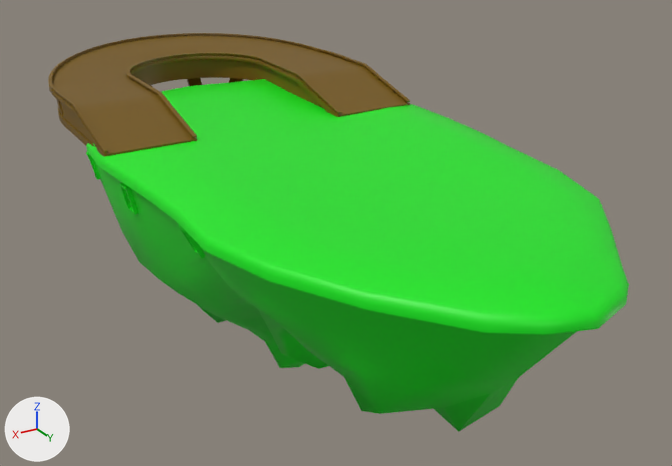
What one commit did to the FBX model Assets/_GRAPH/ENV/Ilse_Prefab/ST_Isle.fbx.
Before and after are seen from a camera (50 mm lens) standing at (55.9, 82.7, 38.4) and looking at (-4.2, -17.4, -11.6). The axes (+X, +Y, +Z) are drawn at lower left. The lights are the same throughout.

The first picture shows 'ST_Island'.
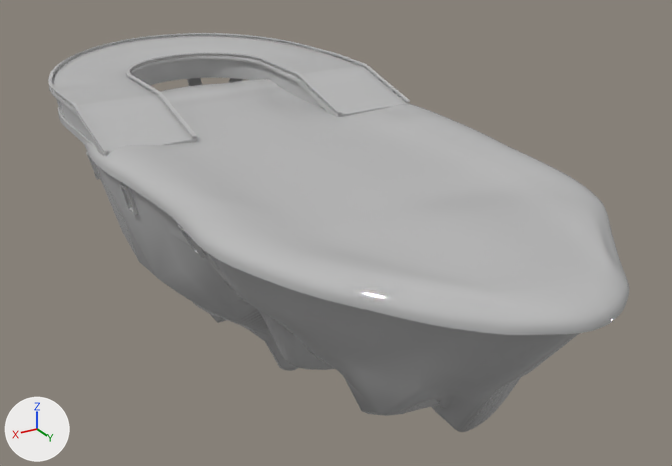
Location of each change, [x1, y1, x2, y2] in pixels of the pictures (672 x 466 px):
'ST_Island', reshaped: before [48, 33, 629, 432]; after [48, 33, 630, 432]
part 1 of me_mesh, added: after [84, 79, 630, 432]

The change, as a list of edits to the scene's bpy script:
```text
Add mat_01___default:
    mat_01___default = principled_material('01 - Default')
    mat_01___default.base_color = (0.5, 0.5, 0.5)  # grey #bcbcbc
    mat_01___default.roughness = 0.0
Change me_mesh:
    used by ob_st_island; location = (0.0, 0.0, 0.0)
    remove me_mesh.from_pydata(...)  # 2671 vertices, 2668 faces; spans x -24.8..24.0, y -72.4..34.6, z -32.1..6.3
    remove me_mesh.materials.append(mat_mt_ground)  # green #09e717
    remove me_mesh.materials.append(mat_mt_island)  # dark yellow #755700
    add me_mesh.from_pydata(...)  # 7311 vertices, 14614 faces; spans x -24.9..24.0, y -72.4..34.6, z -32.3..6.3
    me_mesh part 1: 4640 vertices added at x -24.9..24.0, y -56.9..34.6, z -32.3..2.1
    add me_mesh.materials.append(mat_01___default)  # grey #bcbcbc
```
